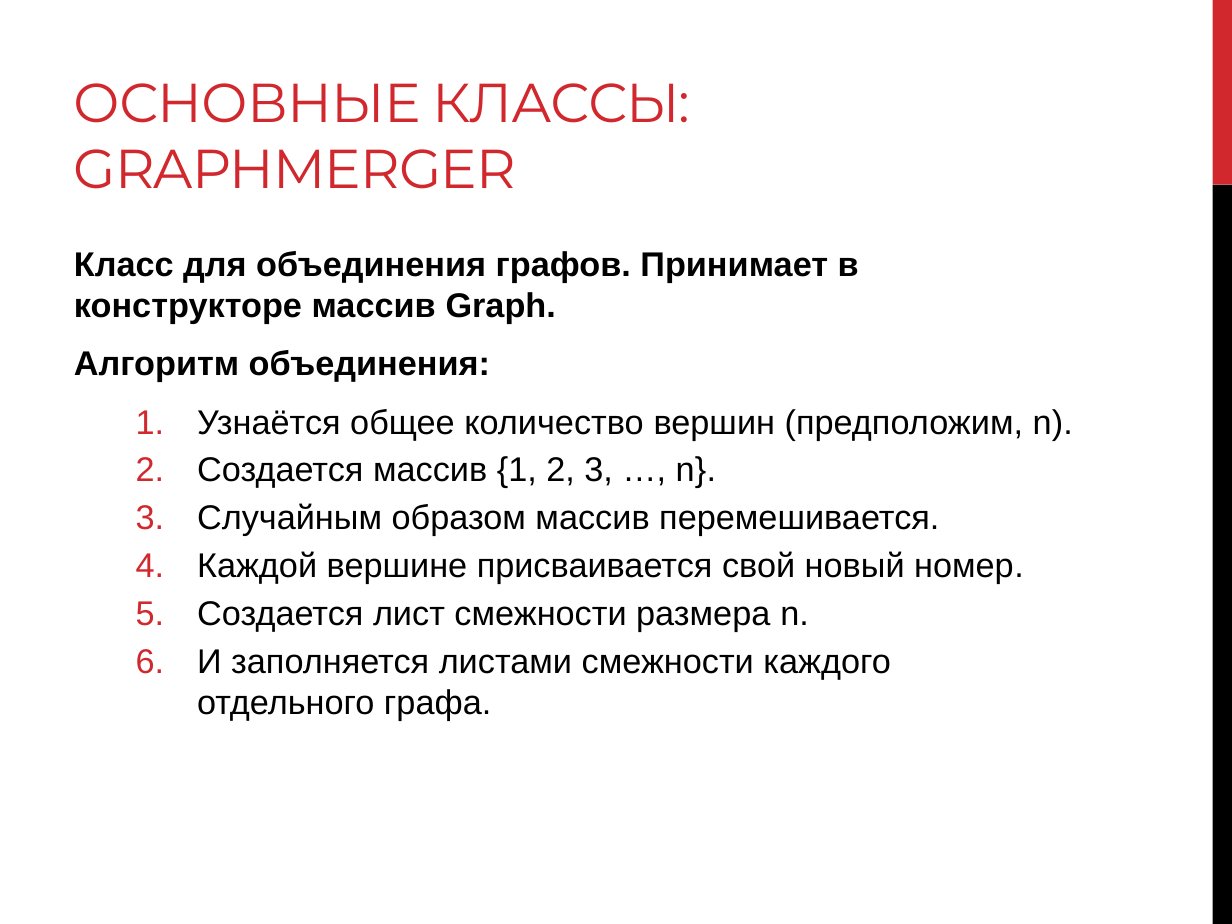
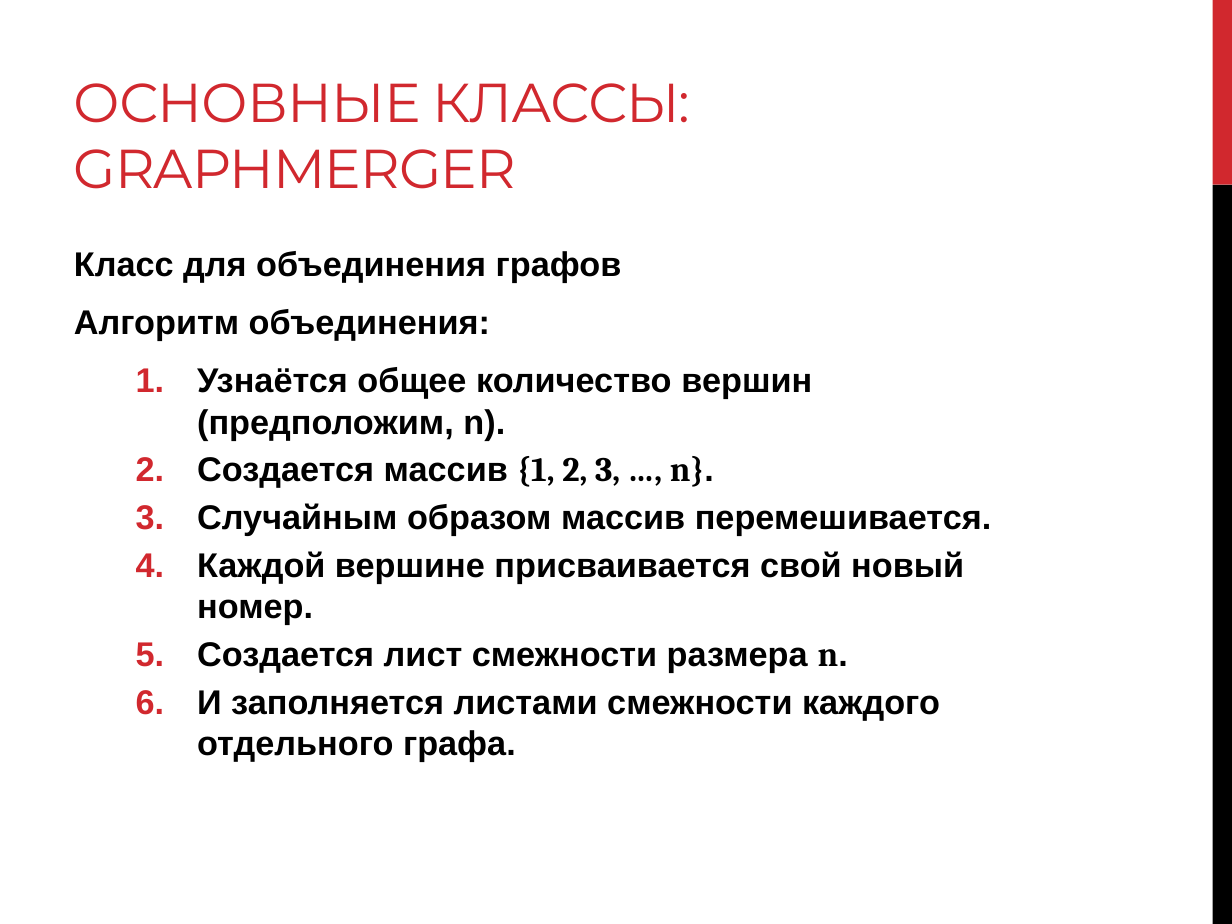
Before and after one commit to levonoganesyan/TestMaker, a slide deck: slide 17 of diploma_work_materials/Diploma_slides.pptx. Drawn at 1232x924 pixels with LibreOffice and Linux fonts; fonts in the diff are those of the drawing. Boxes give left, top, right and bottom in pixels: in the first picture for what was removed or moved away, otherwise in the second. Text is boxed around its words. In the diff, an @@ line names an element or a change of style, - is before the commit and + after.

```diff
--- a/diploma_work_materials/Diploma_slides.pptx
+++ b/diploma_work_materials/Diploma_slides.pptx
@@ text at [74,251,622,283]: text changed @@
-Класс для объединения графов. Принимает в конструкторе массив Graph.
+Класс для объединения графов
@@ text at [197,367,991,762]: bold on in "Узнаётся общее количество вершин (предположим, n).", "Создается массив {1, 2, 3, …, n}.", "Случайным образом массив перемешивается.", "Каждой вершине присваивается свой новый номер." and 2 more places; font Arial to Cambria in "{1, 2, 3, …, n}.", "n." @@
```
Also in this commit, not shown: 14 other slides changed.
